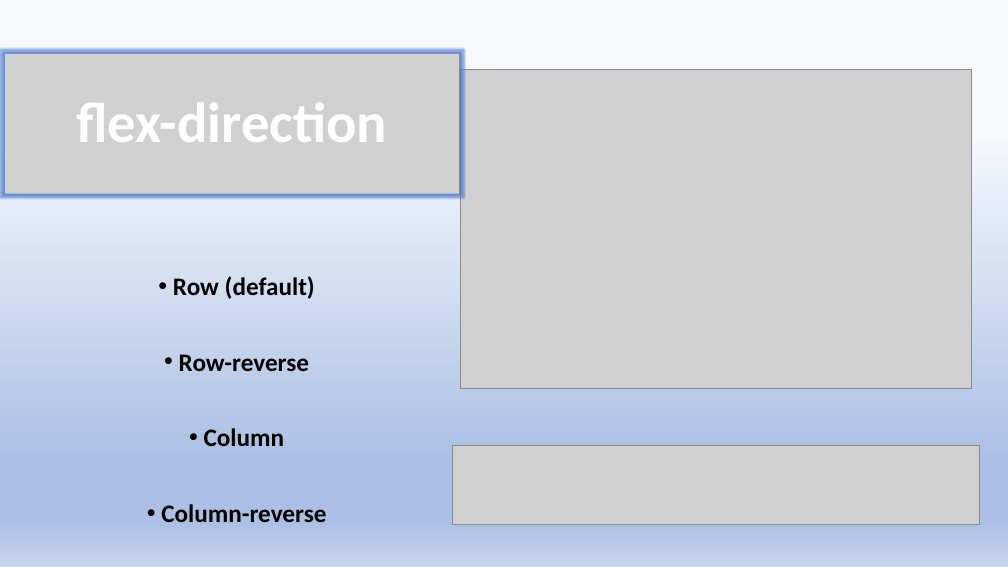
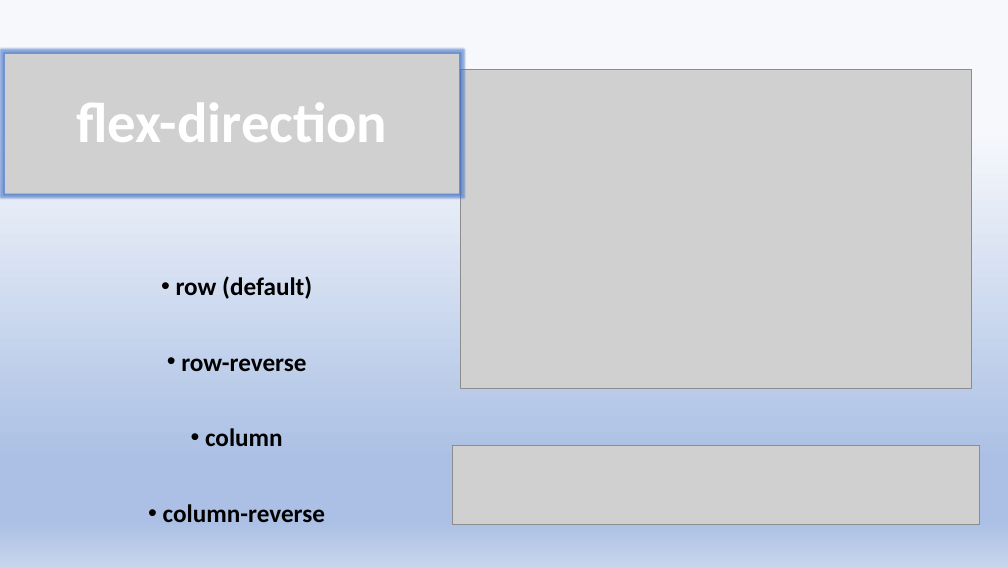
Before and after one commit to AdHouen/COURS_ANGLAIS, a slide deck: slide 8 of Exposé/Presentation Flex Box.pptx. Drawn at 1008x567 pixels with LibreOffice and Linux fonts; fonts in the diff are those of the drawing; grey boxes stand for pictures. Boxes give left, top, right and bottom in pixels: in the first picture for what was removed or moved away, otherwise in the second. Text is boxed around its words. In the diff, an @@ line names an element or a change of style, - is before the commit and + after.

```diff
--- a/Exposé/Presentation Flex Box.pptx
+++ b/Exposé/Presentation Flex Box.pptx
@@ text at bbox=[163, 276, 325, 522]: text changed @@
-• Row (default)
-• Row-reverse
-• Column
-• Column-reverse
+• row (default)
+• row-reverse
+• column
+• column-reverse
```
Also in this commit, not shown: 9 other slides changed, 1 other file.
